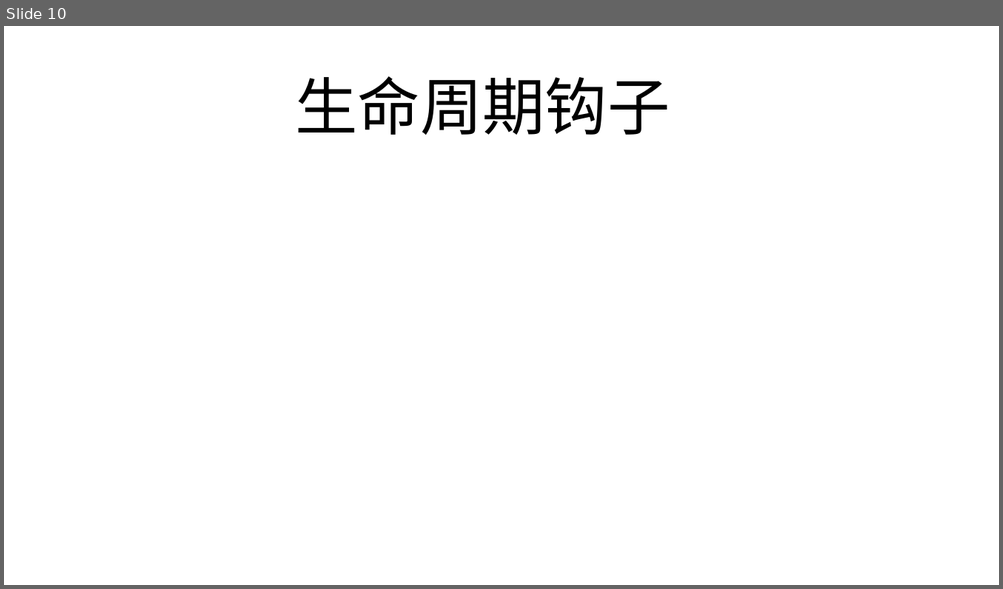
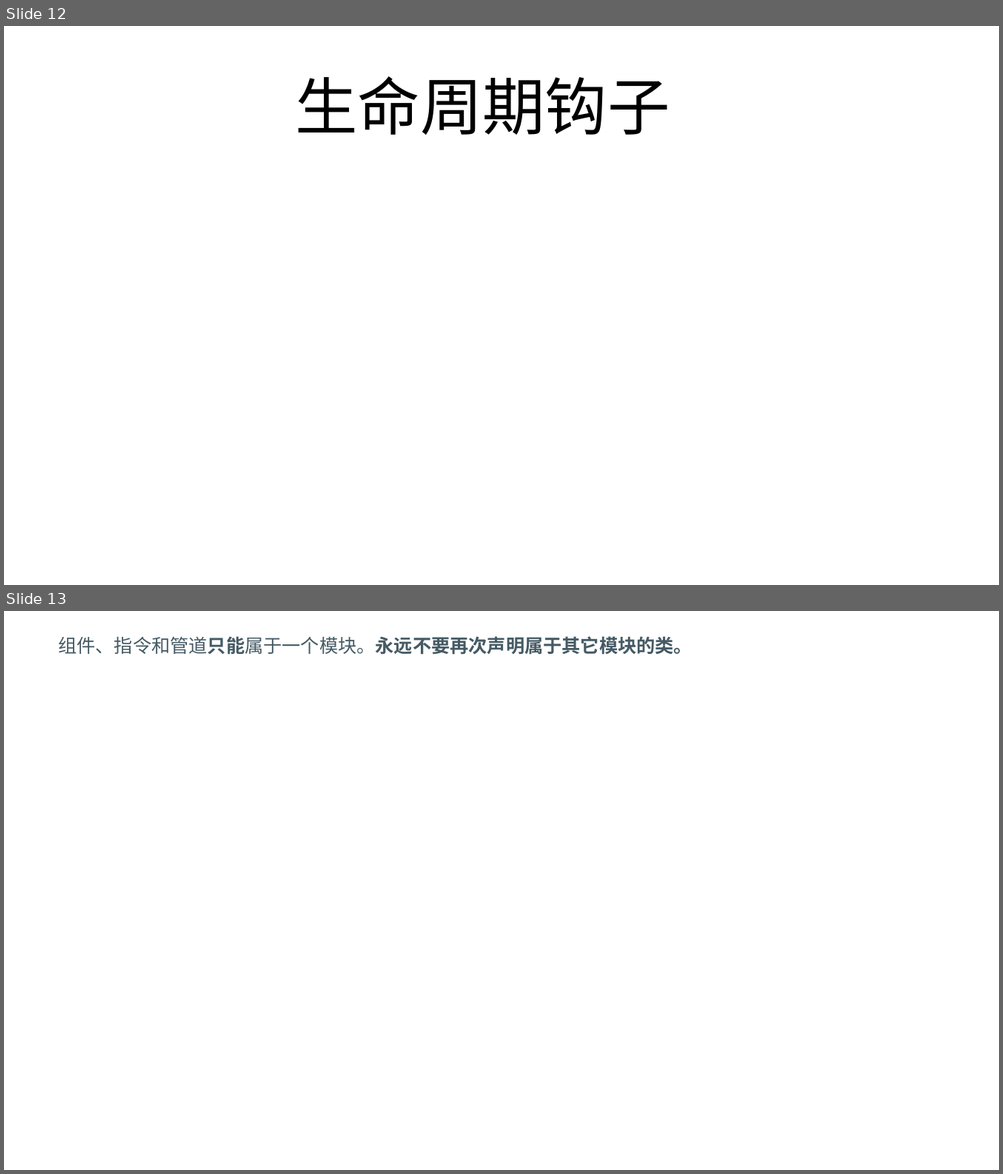
Before and after one commit to FredJiangFei/MyDocuments, a slide deck: Angular summary/Angular.pptx. Shown one above the other, each under a label of ours: slide 10 before the commit, slides 12 and 13 after it. The pictures are 1003x589 and 1003x1174 pixels, drawn with LibreOffice and Linux fonts; fonts in the diff are those of the drawing. Boxes give left, top, right and bottom in pixels: in the first picture for what was removed or moved away, otherwise in the second. Text is boxed around its words. In the diff, an @@ line names an element or a change of style, - is before the commit and + after.

```diff
--- a/Angular summary/Angular.pptx
+++ b/Angular summary/Angular.pptx
@@ slide 13 added at <box>4,611,999,1170</box>, background #FFFFFF @@
@@ text added at <box>58,636,692,655</box>, 18 pt, text #455A64, bold @@
+组件、指令和管道只能属于一个模块。永远不要再次声明属于其它模块的类。
@@ what was slide 10 is now slide 12 @@
```
Also in this commit, not shown: 1 slide changed, 2 other slides added.
